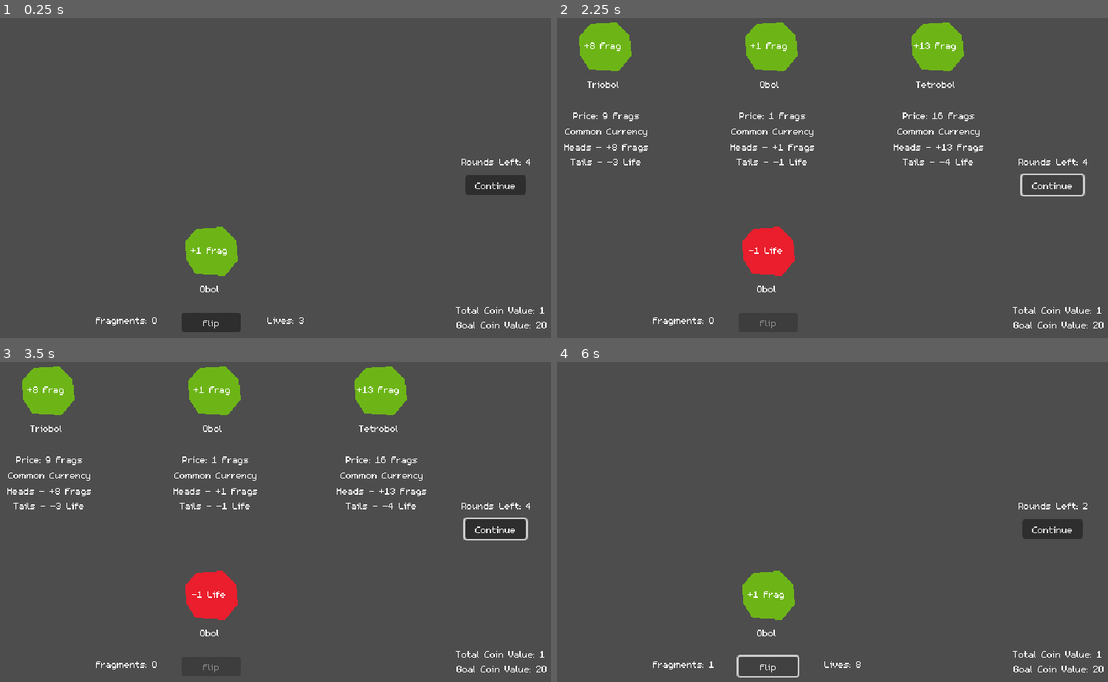
Above: before the commit, frames 1-4 (two rows, left to right).
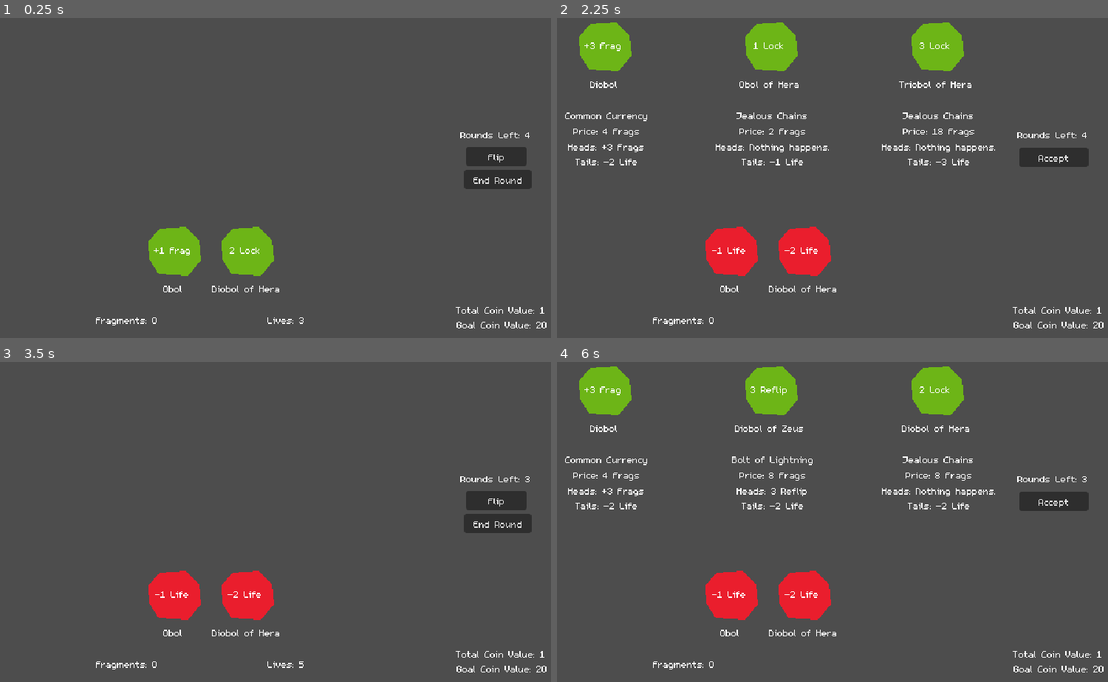
Above: after the commit, the same moments.

Repository: bdunko/Charon-s-Obol
Game: Godot game, scene res://main.tscn
Two runs of this game, one before a commit and one after it. Both use one fixed random seed, a clock stepped at 60 frames per second and the inputs below.
Inputs (mouse positions are in pixels of both pictures, inside the frame that each line leads up to):
- Up to frame 1 (0.25 s): no input
- Up to frame 2 (2.25 s): click "Flip" at 0.5 s; click (1052, 155) at 1.25 s, where only the run after the commit has a clickable "Accept"; click (1052, 178) at 2 s, where only the run after the commit has a clickable "End Round"
- Up to frame 3 (3.5 s): click (495, 499) at 2.75 s, where only the run after the commit has a clickable "Accept"
- Up to frame 4 (6 s): click (1052, 528) at 3.5 s, where only the run before the commit has a clickable "Continue"; click (1052, 528) at 4.25 s, where only the run before the commit has a clickable "Continue"; click (1052, 528) at 5 s, where only the run before the commit has a clickable "Continue"; click (766, 666) at 5.75 s, where only the run before the commit has a clickable "Flip"

The runs differ from the first frame. In frame 1, 4.7% of the frame differs, in the area x 26-97%, y 35-99%; in frame 2, 5.4%; in frame 3, 8.8%; in frame 4, 9.6%, in the area x 1-97%, y 1-99%.

Commit message:
Added coin powers; added Zeus and Hera coins

Diff:
--- a/coin.gd
+++ b/coin.gd
@@ -3,19 +3,49 @@
 
 signal clicked
 
+@onready var LOCKED_ICON = $LockedIcon
+@onready var BLESSED_ICON = $BlessedIcon
+@onready var CURSED_ICON = $CursedIcon
+
 var _coin: Global.Coin:
 	set(val):
 		_coin = val
-		#default a new coin to the heads side; this also updates the coin label/sprite
-		_heads = true
+		_NAME_LABEL.text = _coin.get_name()
+		_heads = true  #default a new coin to the heads side; this also updates the coin graphic
 
 var _heads := true:
 	set(val):
 		_heads = val
-		# todo - power text
-		_SIDE_LABEL.text = "+%d Frag" % _coin.get_fragments() if _heads else "-%d Life" % _coin.get_life_loss()
 		_SPRITE.color = _HEADS_COLOR if _heads else _TAILS_COLOR
-		_NAME_LABEL.text = _coin.get_name()
+		update_coin_text()
+
+var _power_uses_remaining = -1:
+	set(val):
+		_power_uses_remaining = val
+		update_coin_text()
+
+func update_coin_text() -> void:
+	if not _heads:
+		_SIDE_LABEL.text = "-%d Life" % _coin.get_life_loss()
+	elif _coin.get_power() != Global.Power.NONE:
+		_SIDE_LABEL.text = "%d %s" % [_power_uses_remaining, _coin.get_power_string()]
+	else:
+		_SIDE_LABEL.text = "+%d Frag" % _coin.get_fragments()
+
+var _locked: bool:
+	set(val):
+		_locked = val
+		LOCKED_ICON.visible = _locked
+
+enum BlessCurseState {
+	NONE, BLESSED, CURSED
+}
+
+var _bless_curse_state: BlessCurseState:
+	set(val):
+		_bless_curse_state = val
+		BLESSED_ICON.visible = _bless_curse_state == BlessCurseState.BLESSED
+		CURSED_ICON.visible = _bless_curse_state == BlessCurseState.CURSED
 
 const _HEADS_COLOR = Color("#6db517")
 const _TAILS_COLOR = Color("#ea1e2d")
@@ -28,10 +58,13 @@
 	assert(_SPRITE)
 	assert(_SIDE_LABEL)
 	assert(_NAME_LABEL)
-	_coin = Global.make_coin(Global.CoinType.GENERIC, Global.Denomination.OBOL)
+	_coin = Global.make_coin(Global.GENERIC_FAMILY, Global.Denomination.OBOL)
+	_locked = false
+	_bless_curse_state = BlessCurseState.NONE
 
 func assign_coin(coin: Global.Coin):
 	_coin = coin
+	recharge_power_uses_fully()
 
 func is_heads() -> bool:
 	return _heads
@@ -48,11 +81,46 @@
 func get_value() -> int:
 	return _coin.get_value()
 
+func get_power() -> Global.Power:
+	return _coin.get_power()
+
+func get_power_string() -> String:
+	return _coin.get_power_string()
+
+func get_power_uses_remaining() -> int:
+	return _power_uses_remaining
+
+func spend_power_use() -> void:
+	assert(_power_uses_remaining > 0)
+	_power_uses_remaining -= 1
+
+func recharge_power_uses_fully() -> void:
+	_power_uses_remaining = _coin.get_max_power_uses()
+
+func recharge_power_uses_by(recharge_amount: int) -> void:
+	assert(recharge_amount > 0)
+	_power_uses_remaining = clamp(_power_uses_remaining + recharge_amount, 0, _coin.get_max_power_uses())
+
 func flip() -> void:
+	if _locked: #don't flip if locked
+		return
+
 	_heads = Global.RNG.randi_range(0, 1) == 1 # randomly flip the coin
+
+func lock() -> void:
+	_locked = true
+
+func unlock() -> void:
+	_locked = false
+
+func bless() -> void:
+	_bless_curse_state = BlessCurseState.BLESSED
+
+func curse() -> void:
+	_bless_curse_state = BlessCurseState.CURSED
 
 func _on_clickable_area_input_event(_viewport, event, _shape_idx):
 	if event is InputEventMouseButton:
 		if event.button_index == MOUSE_BUTTON_LEFT:
 			if event.pressed:
-				emit_signal("clicked")
+				emit_signal("clicked", self)
--- a/coin.tscn
+++ b/coin.tscn
@@ -46,4 +46,19 @@
 horizontal_alignment = 1
 autowrap_mode = 2
 
+[node name="BlessedIcon" type="Polygon2D" parent="."]
+position = Vector2(-6, 4)
+color = Color(0.239216, 1, 0.560784, 1)
+polygon = PackedVector2Array(14, -1, 17, -1, 18, 1, 16, 4, 14, 3, 13, 1)
+
+[node name="CursedIcon" type="Polygon2D" parent="."]
+position = Vector2(1, 4)
+color = Color(1, 1, 0.211765, 1)
+polygon = PackedVector2Array(14, -1, 17, -1, 18, 1, 16, 4, 14, 3, 13, 1)
+
+[node name="LockedIcon" type="Polygon2D" parent="."]
+position = Vector2(1, 4)
+color = Color(0.631373, 0.505882, 0.8, 1)
+polygon = PackedVector2Array(14, -1, 17, -1, 18, 1, 16, 4, 14, 3, 13, 1)
+
 [connection signal="input_event" from="ClickableArea" to="." method="_on_clickable_area_input_event"]
--- a/global.gd
+++ b/global.gd
@@ -13,26 +13,25 @@
 }
 
 enum Power {
-	NONE
+	NONE,
+	REFLIP,
+	LOCK
 }
 
-enum CoinType {
-	GENERIC
-}
-
-class _CoinFamily:
-	var of_suffix
-	var store_subtitle
+class CoinFamily:
+	var of_suffix: String
+	var store_subtitle: String
 	var store_price_for_denom: Array[int]
 	var heads_fragments_for_denom: Array[int]
 	var tails_life_loss_for_denom: Array[int]
 	var power: Power
+	var power_string: String
 	var power_uses_for_denom: Array[int]
 
 	func _init(suffix: String,
 			subtitle: String, prices: Array[int],
 			fragments_on_heads: Array[int], life_loss_on_tails: Array[int],
-			coin_power: Power, power_uses: Array[int]) -> void:
+			coin_power: Power, power_str: String, power_uses: Array[int]) -> void:
 		of_suffix = suffix
 		store_subtitle = subtitle
 		store_price_for_denom = prices
@@ -41,13 +40,14 @@
 		tails_life_loss_for_denom = life_loss_on_tails
 
 		power = coin_power
+		power_string = power_str
 		power_uses_for_denom = power_uses
 
 class Coin:
-	var _coin_family: _CoinFamily
+	var _coin_family: CoinFamily
 	var _denomination: Denomination
 
-	func _init(family: _CoinFamily, denomination: Denomination):
+	func _init(family: CoinFamily, denomination: Denomination):
 		_coin_family = family
 		_denomination = denomination
 
@@ -60,17 +60,28 @@
 	func get_store_price() -> int:
 		return _coin_family.store_price_for_denom[_denomination]
 
+	func get_power() -> Power:
+		return _coin_family.power
+
+	func get_power_string() -> String:
+		return _coin_family.power_string
+
+	func get_max_power_uses() -> int:
+		return _coin_family.power_uses_for_denom[_denomination]
+
 	func get_store_subtitle() -> String:
 		return _coin_family.store_subtitle
 
-	const _STORE_DESCRIPTION_FORMAT = "Heads - %s\nTails - %s"
+	const _STORE_DESCRIPTION_FORMAT = "Heads: %s\nTails: %s"
 	func get_store_description() -> String:
 		var heads_effect = "Nothing happens."
 		var tails_effect = "Nothing happens."
 
 		if get_fragments() != 0:
+			assert(_coin_family.power == Power.NONE)
 			heads_effect = "+%d Frags" % get_fragments()
-		#todo - powers
+		elif _coin_family.power == Power.REFLIP:
+			heads_effect = "%d %s" % [get_max_power_uses(), get_power_string()]
 
 		if get_life_loss() != 0:
 			tails_effect = "-%d Life" % get_life_loss()
@@ -101,18 +112,29 @@
 				return 4
 		return 0
 
-var _GENERIC_FAMILY = _CoinFamily.new("", "Common Currency", [1, 4, 9, 16], [1, 3, 8, 13], [1, 2, 3, 4], Power.NONE, [0, 0, 0, 0])
+var GENERIC_FAMILY = CoinFamily.new("", "Common Currency", [1, 4, 9, 16], [1, 3, 8, 13], [1, 2, 3, 4], Power.NONE, "No Power", [0, 0, 0, 0])
+var ZEUS_FAMILY = CoinFamily.new(" of Zeus", "Bolt of Lightning", [2, 8, 18, 32], [0, 0, 0, 0], [1, 2, 3, 4], Power.REFLIP, "Reflip", [2, 3, 4, 5])
+var HERA_FAMILY = CoinFamily.new(" of Hera", "Jealous Chains", [2, 8, 18, 32], [0, 0, 0, 0], [1, 2, 3, 4], Power.LOCK, "Lock", [1, 2, 3, 4])
+var POSEIDON_FAMILY = CoinFamily.new(" of Poseidon", "Rattle the Earth", [2, 8, 18, 32], [0, 0, 0, 0], [1, 2, 3, 4], Power.NONE, "Quake", [1, 2, 3, 4])
+var DEMETER_FAMILY = CoinFamily.new(" of Demeter", "Grow Ever Higher", [2, 8, 18, 32], [0, 0, 0, 0], [1, 2, 3, 4], Power.NONE, "Revitalize", [1, 2, 3, 4])
+var APOLLO_FAMILY = CoinFamily.new(" of Apollo", "Arrow of Light", [2, 8, 18, 32], [0, 0, 0, 0], [1, 2, 3, 4], Power.NONE, "Arrow", [1, 2, 3, 4])
+var ARTEMIS_FAMILY = CoinFamily.new(" of Artemis", "The Wild Moon", [2, 8, 18, 32], [0, 0, 0, 0], [1, 2, 3, 4], Power.NONE, "Sacrifice", [1, 2, 3, 4])
+var ARES_FAMILY = CoinFamily.new(" of Ares", "Chaos of War", [2, 8, 18, 32], [0, 0, 0, 0], [1, 2, 3, 4], Power.NONE, "War", [3, 4, 5, 6])
+var ATHENA_FAMILY = CoinFamily.new(" of Athena", "Patience, and Wisdom", [2, 8, 18, 32], [0, 0, 0, 0], [1, 2, 3, 4], Power.NONE, "Wisdom", [1, 2, 3, 4])
+var HEPHAESTUS_FAMILY = CoinFamily.new(" of Hephaestus", "Forged in Fire", [2, 8, 18, 32], [0, 0, 0, 0], [1, 2, 3, 4], Power.NONE, "Forge", [1, 2, 3, 4])
+var APHRODITE_FAMILY = CoinFamily.new(" of Aphrodite", "Moment of Warmth", [2, 8, 18, 32], [0, 0, 0, 0], [1, 2, 3, 4], Power.NONE, "Recharge", [1, 2, 3, 4])
+var HERMES_FAMILY = CoinFamily.new(" of Hermes", "From Distant Lands", [2, 8, 18, 32], [0, 0, 0, 0], [1, 2, 3, 4], Power.NONE, "Exchange", [1, 2, 3, 4])
+var HESTIA_FAMILY = CoinFamily.new(" of Hestia", "A Comforting Hearth", [2, 8, 18, 32], [0, 0, 0, 0], [1, 2, 3, 4], Power.NONE, "Bless", [1, 2, 3, 4])
+var DIONYSUS_FAMILY = CoinFamily.new(" of Dionysus", "Baleful Revelry", [2, 8, 18, 32], [0, 0, 0, 0], [1, 2, 3, 4], Power.NONE, "Offering", [1, 2, 3, 4])
+var HADES_FAMILY = CoinFamily.new(" of Hades", "Dragged into Nowhere", [2, 8, 18, 32], [0, 0, 0, 0], [1, 2, 3, 4], Power.NONE, "Destroy", [1, 2, 3, 4])
 
+func random_god_coin_type() -> CoinFamily:
+	return choose_one([ZEUS_FAMILY, HERA_FAMILY])
+	#return choose_one([ZEUS_FAMILY, HERA_FAMILY, POSEIDON_FAMILY, DEMETER_FAMILY, APOLLO_FAMILY, ARTEMIS_FAMILY,
+	#ARES_FAMILY, ATHENA_FAMILY, HEPHAESTUS_FAMILY, APHRODITE_FAMILY, HERMES_FAMILY, HESTIA_FAMILY, DIONYSUS_FAMILY, HADES_FAMILY])
 
-func random_coin_type():
-	return choose_one([CoinType.GENERIC])
+func random_shop_denomination() -> Denomination:
+	return choose_one([Denomination.OBOL, Denomination.DIOBOL, Denomination.TRIOBOL])
 
-func random_denomination():
-	return choose_one([Denomination.OBOL, Denomination.DIOBOL, Denomination.TRIOBOL, Denomination.TETROBOL])
-
-func make_coin(type: CoinType, denomination: Denomination) -> Coin:
-	match(type):
-		CoinType.GENERIC:
-			return Coin.new(_GENERIC_FAMILY, denomination)
-	breakpoint
-	return null
+func make_coin(family: CoinFamily, denomination: Denomination) -> Coin:
+	return Coin.new(family, denomination)
--- a/main.gd
+++ b/main.gd
@@ -1,7 +1,7 @@
 extends Node2D
 
 enum State {
-	FLIPPING, SHOP, GAME_OVER
+	BEFORE_FLIP, AFTER_FLIP, SHOP, GAME_OVER
 }
 
 @onready var _COIN_ROW = $Table/CoinRow
@@ -13,20 +13,30 @@
 @onready var _GOAL_LABEL = $UI/GoalLabel
 @onready var _RESULT_LABEL = $UI/ResultLabel
 @onready var _FRAGMENT_LABEL = $UI/FragmentsLabel
+@onready var _POWER_LABEL = $UI/PowerLabel
 
 @onready var _FLIP_BUTTON = $UI/FlipButton
-@onready var _CONTINUE_BUTTON = $UI/ContinueButton
+@onready var _END_ROUND_BUTTON = $UI/EndRoundButton
+@onready var _ACCEPT_BUTTON = $UI/AcceptButton
 @onready var _RESET_BUTTON = $UI/ResetButton
 
-var _state := State.FLIPPING:
+var _state := State.BEFORE_FLIP:
 	set(val):
 		_state = val
-		if _state == State.FLIPPING:
-			_FLIP_BUTTON.disabled = false
+		if _state == State.BEFORE_FLIP:
+			_FLIP_BUTTON.show()
+			_END_ROUND_BUTTON.show()
+			_ACCEPT_BUTTON.hide()
 			_LIVES_LABEL.show()
 			_SHOP.hide()
+		elif _state == State.AFTER_FLIP:
+			_FLIP_BUTTON.hide()
+			_END_ROUND_BUTTON.hide()
+			_ACCEPT_BUTTON.show()
 		elif _state == State.SHOP:
-			_FLIP_BUTTON.disabled = true
+			_FLIP_BUTTON.hide()
+			_END_ROUND_BUTTON.hide()
+			_ACCEPT_BUTTON.show()
 			_LIVES_LABEL.hide()
 			_SHOP.show()
 		elif _state == State.GAME_OVER:
@@ -38,7 +48,7 @@
 		_round = val
 		_ROUNDS_LABEL.text = "Rounds Left: %s" % (_ROUNDS - _round)
 		if _round > _ROUNDS:
-			_on_game_end()
+			_state = State.GAME_OVER
 
 var _fragments:
 	set(val):
@@ -51,7 +61,7 @@
 		_coin_value = val
 		_COIN_VALUE_LABEL.text = "Total Coin Value: %s" % _coin_value
 		if _coin_value >= _GOAL_COIN_VALUE:
-			_on_game_end()
+			_state = State.GAME_OVER
 
 const _LIVES_PER_ROUND = [-1, 3, 5, 8, 10, 15]
 var _lives:
@@ -59,7 +69,17 @@
 		_lives = val
 		_LIVES_LABEL.text = "Lives: %s" % _lives
 		if _lives < 0:
-			_on_game_end()
+			_state = State.GAME_OVER
+
+var _active_coin_power_coin: CoinEntity = null
+var _active_coin_power := Global.Power.NONE:
+	set(val):
+		_active_coin_power = val
+		if _active_coin_power != Global.Power.NONE:
+			_POWER_LABEL.text = "Power: %s" % _active_coin_power_coin.get_power_string()
+			_POWER_LABEL.show()
+		else:
+			_POWER_LABEL.hide()
 
 func _ready() -> void:
 	assert(_COIN_ROW)
@@ -70,9 +90,12 @@
 	assert(_ROUNDS_LABEL)
 	assert(_GOAL_LABEL)
 	assert(_RESULT_LABEL)
+	assert(_POWER_LABEL)
+	assert(_FRAGMENT_LABEL)
 
 	assert(_FLIP_BUTTON)
-	assert(_CONTINUE_BUTTON)
+	assert(_ACCEPT_BUTTON)
+	assert(_END_ROUND_BUTTON)
 	assert(_RESET_BUTTON)
 
 	_GOAL_LABEL.text = "Goal Coin Value: %d" % _GOAL_COIN_VALUE
@@ -82,9 +105,16 @@
 func _on_game_end() -> void:
 	var victory = _coin_value >= _GOAL_COIN_VALUE
 	_RESULT_LABEL.text = "You win!" if victory else "You lose..."
-	_FLIP_BUTTON.disabled = true
-	_CONTINUE_BUTTON.disabled = true
+
+	# hide most of the UI
+	_FLIP_BUTTON.hide()
+	_END_ROUND_BUTTON.hide()
+	_ACCEPT_BUTTON.hide()
 	_SHOP.hide()
+	_ROUNDS_LABEL.hide()
+	_FRAGMENT_LABEL.hide()
+	_LIVES_LABEL.hide()
+
 	_RESULT_LABEL.show()
 	_RESET_BUTTON.show()
 
@@ -95,42 +125,71 @@
 
 	# make a single starting coin
 	var starting_coin: CoinEntity = load("res://coin.tscn").instantiate()
+	starting_coin.clicked.connect(_on_coin_clicked)
 	_COIN_ROW.add_child(starting_coin)
-	starting_coin.assign_coin(Global.make_coin(Global.CoinType.GENERIC, Global.Denomination.OBOL))
+	starting_coin.assign_coin(Global.make_coin(Global.GENERIC_FAMILY, Global.Denomination.OBOL))
+
+	# debug - give myself what I need
+	var debug_coin: CoinEntity = load("res://coin.tscn").instantiate()
+	debug_coin.clicked.connect(_on_coin_clicked)
+	_COIN_ROW.add_child(debug_coin)
+	debug_coin.assign_coin(Global.make_coin(Global.HERA_FAMILY, Global.Denomination.DIOBOL))
+	# todo - remove this
 
 	_round = 1
 	_lives = _LIVES_PER_ROUND[1]
 	_coin_value = 1
 	_fragments = 0
-	_FLIP_BUTTON.disabled = false
-	_CONTINUE_BUTTON.disabled = false
+
+	_ROUNDS_LABEL.show()
+	_FRAGMENT_LABEL.show()
+	_LIVES_LABEL.show()
+
 	_RESULT_LABEL.hide()
 	_RESET_BUTTON.hide()
-	_state = State.FLIPPING
+	_state = State.BEFORE_FLIP
 
 func _on_flip_button_pressed() -> void:
 	# flip all the coins
 	for coin in _COIN_ROW.get_children() :
 		coin = coin as CoinEntity
 		coin.flip()
-
-		if coin.is_heads():
-			_fragments += coin.get_fragments()
-		else:
-			_lives -= coin.get_life_loss()
-
-func _on_continue_button_pressed():
-	assert(_state != State.GAME_OVER, "this shouldn't happen")
+		coin.unlock() #remove any lock from a previous round
+	_state = State.AFTER_FLIP
+
+func _on_accept_button_pressed():
+	assert(_state != State.GAME_OVER and _state != State.BEFORE_FLIP, "this shouldn't happen")
+
+	_active_coin_power = Global.Power.NONE
+	_active_coin_power_coin = null
+
 	match(_state):
-		State.FLIPPING: # if we're currently flipping, change to shop
-			_SHOP.randomize_shop()
-			_state = State.SHOP
-		State.SHOP: # if we're currently shopping, change to flips
+		State.AFTER_FLIP:
+			for coin in _COIN_ROW.get_children():
+				if coin.is_heads():
+					_fragments += coin.get_fragments()
+				else:
+					_lives -= coin.get_life_loss()
+		State.SHOP:
 			_round += 1
 			if _round > _ROUNDS: # if the game ended, just exit
 				return
+
+			# refresh lives
 			_lives = _LIVES_PER_ROUND[_round]
-			_state = State.FLIPPING
+
+			# recharge all coin powers
+			for coin in _COIN_ROW.get_children():
+				coin = coin as CoinEntity
+				coin.recharge_power_uses_fully()
+
+	if _state != State.GAME_OVER:
+		_state = State.BEFORE_FLIP
+
+func _on_end_round_button_pressed():
+	assert(_state == State.BEFORE_FLIP)
+	_SHOP.randomize_shop()
+	_state = State.SHOP
 
 func _on_shop_coin_purchased(shop_item: ShopItem, price: int):
 	# make sure we can afford this coin
@@ -145,4 +204,36 @@
 
 func _gain_coin(coin: CoinEntity):
 	_COIN_ROW.add_child(coin)
+	coin.clicked.connect(_on_coin_clicked)
 	_coin_value += coin.get_value()
+
+func _on_coin_clicked(coin: CoinEntity):
+	# only use coin powers during after flip
+	if _state != State.AFTER_FLIP:
+		return
+
+	# if we have a coin power active, we're using a power on this coin; do that
+	if _active_coin_power != Global.Power.NONE:
+		assert(_active_coin_power_coin, "What coin is using this power??")
+
+		if coin == _active_coin_power_coin:
+			print("coin cannot activate on itself")
+			# todo - error msg
+			return
+
+		match(_active_coin_power):
+			Global.Power.REFLIP:
+				coin.flip()
+			Global.Power.LOCK:
+				coin.lock()
+
+		_active_coin_power_coin.spend_power_use()
+		if _active_coin_power_coin.get_power_uses_remaining() == 0:
+			_active_coin_power_coin = null
+			_active_coin_power = Global.Power.NONE
+
+	# otherwise we're attempting to activate a coin
+	elif coin.get_power() != Global.Power.NONE and coin.get_power_uses_remaining() > 0:
+		# make this the active coin and coin power
+		_active_coin_power_coin = coin
+		_active_coin_power = coin.get_power()
--- a/main.tscn
+++ b/main.tscn
@@ -11,19 +11,27 @@
 
 [node name="FlipButton" type="Button" parent="UI"]
 texture_filter = 1
-offset_left = 230.0
-offset_top = 329.0
-offset_right = 294.0
-offset_bottom = 350.0
+offset_left = 538.0
+offset_top = 149.0
+offset_right = 604.0
+offset_bottom = 170.0
 text = "Flip"
 
-[node name="ContinueButton" type="Button" parent="UI"]
+[node name="AcceptButton" type="Button" parent="UI"]
 texture_filter = 1
-offset_left = 537.0
-offset_top = 180.0
-offset_right = 603.0
-offset_bottom = 201.0
-text = "Continue"
+offset_left = 534.0
+offset_top = 150.0
+offset_right = 609.0
+offset_bottom = 171.0
+text = "Accept"
+
+[node name="EndRoundButton" type="Button" parent="UI"]
+texture_filter = 1
+offset_left = 536.0
+offset_top = 174.0
+offset_right = 609.0
+offset_bottom = 195.0
+text = "End Round"
 
 [node name="LivesLabel" type="Label" parent="UI"]
 texture_filter = 1
@@ -41,6 +49,15 @@
 offset_right = 205.0
 offset_bottom = 349.0
 text = "Fragments: 0"
+
+[node name="PowerLabel" type="Label" parent="UI"]
+visible = false
+texture_filter = 1
+offset_left = 7.0
+offset_top = 331.0
+offset_right = 116.0
+offset_bottom = 350.0
+text = "Power: "
 
 [node name="CoinValueLabel" type="Label" parent="UI"]
 texture_filter = 1
@@ -61,10 +78,10 @@
 
 [node name="RoundsLabel" type="Label" parent="UI"]
 texture_filter = 1
-offset_left = 533.0
-offset_top = 158.0
-offset_right = 609.0
-offset_bottom = 177.0
+offset_left = 532.0
+offset_top = 129.0
+offset_right = 608.0
+offset_bottom = 148.0
 text = "Rounds Left: 5"
 
 [node name="ResultLabel" type="Label" parent="UI"]
@@ -119,6 +136,7 @@
 layout_mode = 2
 
 [connection signal="pressed" from="UI/FlipButton" to="." method="_on_flip_button_pressed"]
-[connection signal="pressed" from="UI/ContinueButton" to="." method="_on_continue_button_pressed"]
+[connection signal="pressed" from="UI/AcceptButton" to="." method="_on_accept_button_pressed"]
+[connection signal="pressed" from="UI/EndRoundButton" to="." method="_on_end_round_button_pressed"]
 [connection signal="pressed" from="UI/ResetButton" to="." method="_on_reset_button_pressed"]
 [connection signal="coin_purchased" from="Table/Shop" to="." method="_on_shop_coin_purchased"]
--- a/shop.gd
+++ b/shop.gd
@@ -15,8 +15,11 @@
 		var shop_item = _SHOP_ITEM.instantiate()
 		add_child(shop_item)
 
-		# randomize the coin type
-		shop_item.assign_coin(Global.make_coin(Global.random_coin_type(), Global.random_denomination()))
+		# always do a generic coin for the first one and a god coin for the other two
+		if _i == 0:
+			shop_item.assign_coin(Global.make_coin(Global.GENERIC_FAMILY, Global.random_shop_denomination()))
+		else:
+			shop_item.assign_coin(Global.make_coin(Global.random_god_coin_type(), Global.random_shop_denomination()))
 
 		# todo - smarter coin shop randomization
 		shop_item.purchased.connect(_on_coin_purchased)
--- a/shop_item.gd
+++ b/shop_item.gd
@@ -21,5 +21,5 @@
 	_SUBTITLE.text = coin.get_store_subtitle()
 	_DESCRIPTION.text = coin.get_store_description()
 
-func _on_coin_clicked():
-	emit_signal("purchased", self, _COIN.get_store_price())
+func _on_coin_clicked(coin: CoinEntity):
+	emit_signal("purchased", self, coin.get_store_price())
--- a/shop_item.tscn
+++ b/shop_item.tscn
@@ -16,17 +16,17 @@
 size_flags_horizontal = 4
 size_flags_vertical = 4
 
+[node name="Subtitle" type="Label" parent="."]
+texture_filter = 1
+layout_mode = 2
+text = "A Cool Subtitle"
+horizontal_alignment = 1
+autowrap_mode = 2
+
 [node name="Cost" type="Label" parent="."]
 texture_filter = 1
 layout_mode = 2
 text = "Cost: 5"
-horizontal_alignment = 1
-autowrap_mode = 2
-
-[node name="Subtitle" type="Label" parent="."]
-texture_filter = 1
-layout_mode = 2
-text = "A Cool Subtitle"
 horizontal_alignment = 1
 autowrap_mode = 2
 
